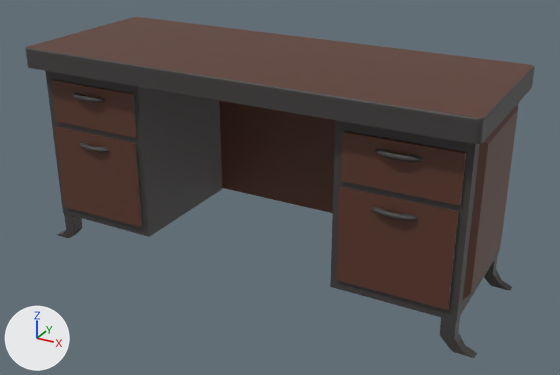
The FBX model Assets/Models/Principals/Principal_Desk.fbx as it was, and as the next commit left it.
The view is the same before and after, from a 50 mm camera at (3.149, -2.298, 1.452) aimed at (1.894, -0.016, 0.311). The axes (+X, +Y, +Z) are drawn at lower left. The lights are the same throughout. Where no turn or scale is listed for an object, it has been applied to the vertices.

Script lines for the objects in view, before the commit:
```python
ob_handle_1 = bpy.data.objects.new('handle_1', me_mesh_007)
ob_handle_1.location = (2.428, -0.265, 0.434)
ob_handle_2 = bpy.data.objects.new('handle_2', me_mesh_008)
ob_handle_2.location = (2.428, -0.265, 0.624)
ob_left_lower_drawer = bpy.data.objects.new('left_lower_drawer', me_mesh_003)
ob_left_lower_drawer.location = (1.247, -0.224, 0.313)
ob_leg1 = bpy.data.objects.new('leg1', me_mesh_012)
ob_leg1.location = (1.059, -0.227, 0.049)
ob_leg3 = bpy.data.objects.new('leg3', me_mesh_014)
ob_leg3.location = (2.62, -0.229, 0.049)
ob_leg4 = bpy.data.objects.new('leg4', me_mesh_015)
ob_leg4.location = (2.62, 0.23, 0.049)
ob_pcube3 = bpy.data.objects.new('pCube3', me_mesh_001)
ob_pcube3.location = (1.249, 0.0, 0.425)
ob_pcube4 = bpy.data.objects.new('pCube4', me_mesh_002)
ob_pcube4.location = (2.431, 0.0, 0.425)
ob_table_top = bpy.data.objects.new('table_top', me_mesh)
ob_table_top.location = (1.843, -0.006, 0.756)
# also in view: 'left_uppper_drawer' at (1.254, -0.22, 0.583); 'back_wall' at (1.841, 0.263, 0.428); 'right_lower_drawer' at (2.43, -0.222, 0.313); 'left_fancy_side1' at (2.653, 0.004, 0.425); 'right_upper_drawer' at (2.434, -0.221, 0.583)
```
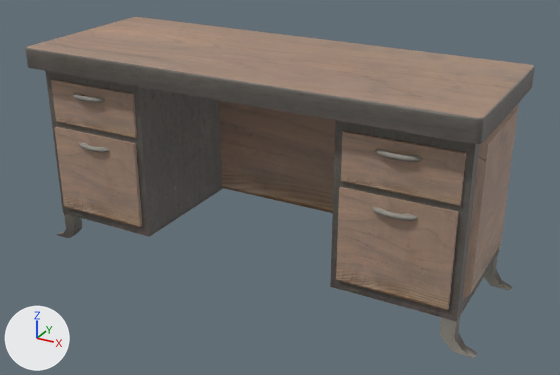
Commit message: Updated models in principals

Pixel boxes [x1, y1, x2, y2] of what changed, in the pictures (560 x 375 px):
'table_top', surface changed: [25, 17, 535, 144] in both
'pCube3', surface changed: [45, 71, 223, 237] in both
'right_lower_drawer', surface changed: [336, 187, 459, 310] in both
'back_wall', surface changed: [219, 100, 519, 250] in both
'pCube4', surface changed (black to grey): [331, 104, 518, 322] in both
'left_lower_drawer', surface changed: [54, 127, 142, 227] in both
'right_upper_drawer', surface changed: [341, 131, 466, 206] in both
'left_fancy_side1', surface changed: [463, 105, 518, 300] in both
'left_uppper_drawer', surface changed: [51, 79, 137, 138] in both
'leg3', surface changed (black to grey): [440, 317, 477, 358] in both
'leg1', surface changed (black to grey): [57, 213, 82, 238] in both
'leg4', surface changed (black to grey): [484, 256, 512, 291] in both
'handle_2', surface changed: [375, 149, 422, 162] in both
'handle_1', surface changed: [372, 207, 418, 221] in both
'handle_4', surface changed: [73, 93, 105, 103] in both
'handle_3', surface changed: [79, 142, 109, 152] in both

What changed in the scene script:
```text
Add img_texturescom_woodfine0061_11_m_jpg:
    img_texturescom_woodfine0061_11_m_jpg = load_image('TexturesCom_WoodFine0061_11_M.jpg', '_unpacked/TexturesCom_WoodFine0061_11_M.jpg', 1600, 806, 'sRGB')
Add img_texturescom_metalbare0051_m_jpg:
    img_texturescom_metalbare0051_m_jpg = load_image('TexturesCom_MetalBare0051_M.jpg', '_unpacked/TexturesCom_MetalBare0051_M.jpg', 1600, 1098, 'sRGB')
Change mat_metal_brown:
    remove mat_metal_brown.base_color = (0.0523, 0.0474, 0.0462)  # black #413d3d
    add mat_metal_brown.texture = img_texturescom_metalbare0051_m_jpg
Change mat_wood:
    remove mat_wood.base_color = (0.104, 0.0383, 0.0224)  # brown #5b3729
    add mat_wood.texture = img_texturescom_woodfine0061_11_m_jpg
```
